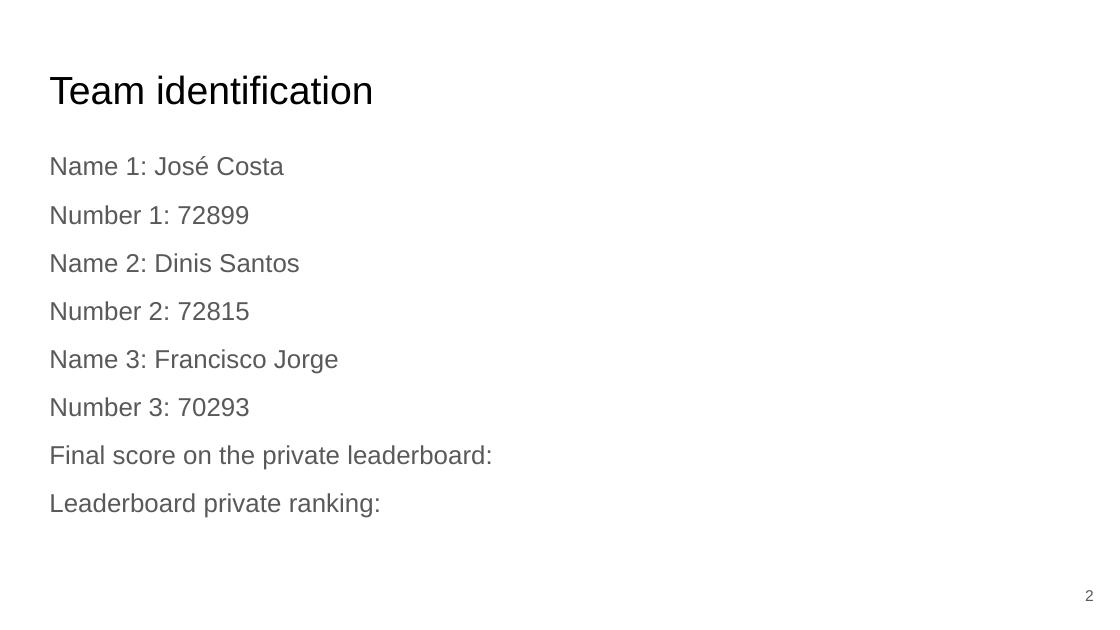
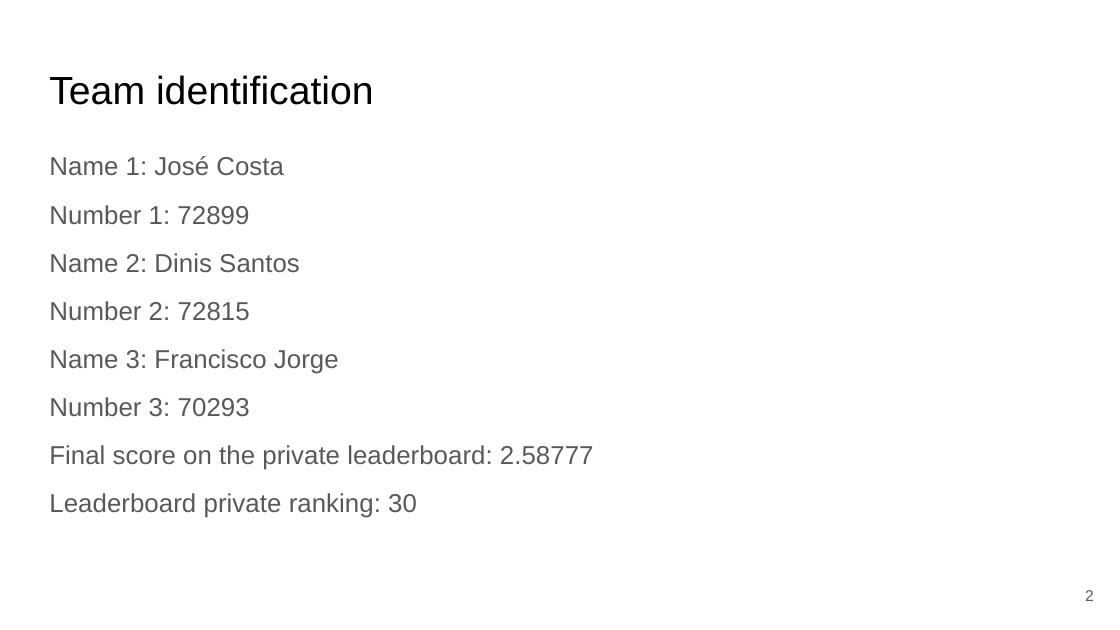
Before and after one commit to zepedrocosta/AA-Projeto2, a slide deck: slide 2 of Slides.pptx. Drawn at 1120x630 pixels with LibreOffice and Linux fonts; fonts in the diff are those of the drawing. Boxes give left, top, right and bottom in pixels: in the first picture for what was removed or moved away, otherwise in the second. Text is boxed around its words. In the diff, an @@ line names an element or a change of style, - is before the commit and + after.

Commit message:
Add Kaggle score

```diff
--- a/Slides.pptx
+++ b/Slides.pptx
@@ text at <box>49,445,594,518</box>: text changed @@
-Final score on the private leaderboard:
-Leaderboard private ranking:
+Final score on the private leaderboard: 2.58777
+Leaderboard private ranking: 30
```
Also in this commit, not shown: 1 other file.
